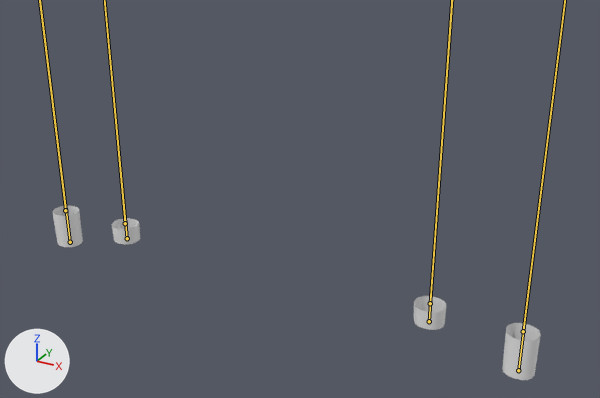
One commit to the glTF model models/lights_colums.glb: the scene before it, then after it.
Before and after are seen from a 50 mm camera at (34.7, -32.0, 40.9) aimed at (3.2, 25.3, 12.2). Arrows for +X, +Y and +Z are at lower left; the lights stay in place. Both versions are drawn at frame 18 of the action 'Beat_V04'; the numbers are the values there. The bones that bend it are drawn over the model as lines.
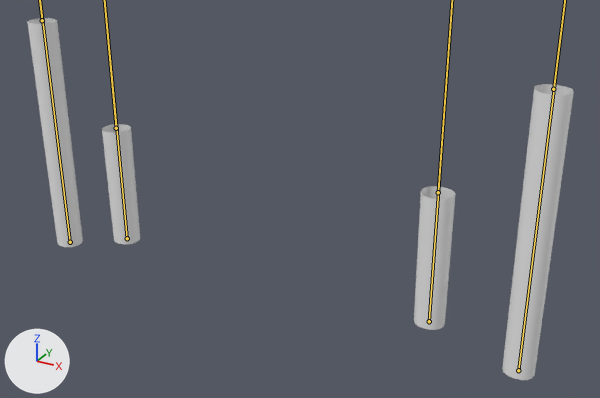
Pixel boxes (x1, y1, x2, y2) of what changed, in the pictures (600 x 398 px):
'Cylinder.023', posed (12% wider, 107% taller)
    before: (52, 206, 541, 380)
    after: (27, 18, 574, 380)

The change in detail:
Bone 'B_01_B_L' (bone_b_01_b_l) moves from (0.0, 2.33, 0.0) to (0.0, 21.58, 0.0).
Bone 'B_03_B_L' (bone_b_03_b_l) moves from (0.0, 0.38, 0.0) to (0.0, 10.18, 0.0).
Bone 'B_01_B_R' (bone_b_01_b_r) moves from (0.0, 2.33, 0.0) to (0.0, 21.58, 0.0).
Bone 'B_03_B_R' (bone_b_03_b_r) moves from (0.0, 0.38, 0.0) to (0.0, 10.18, 0.0).
